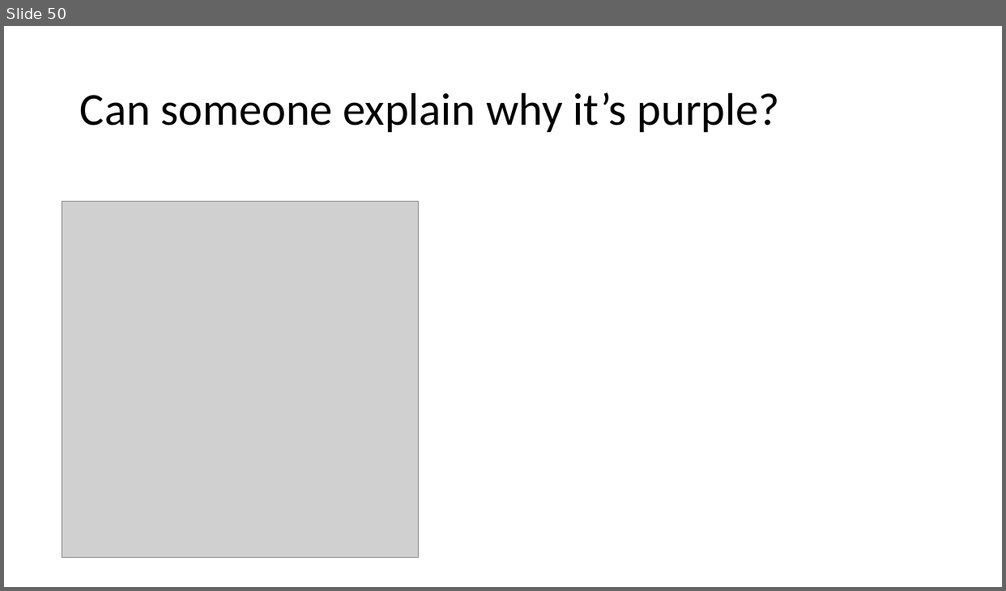
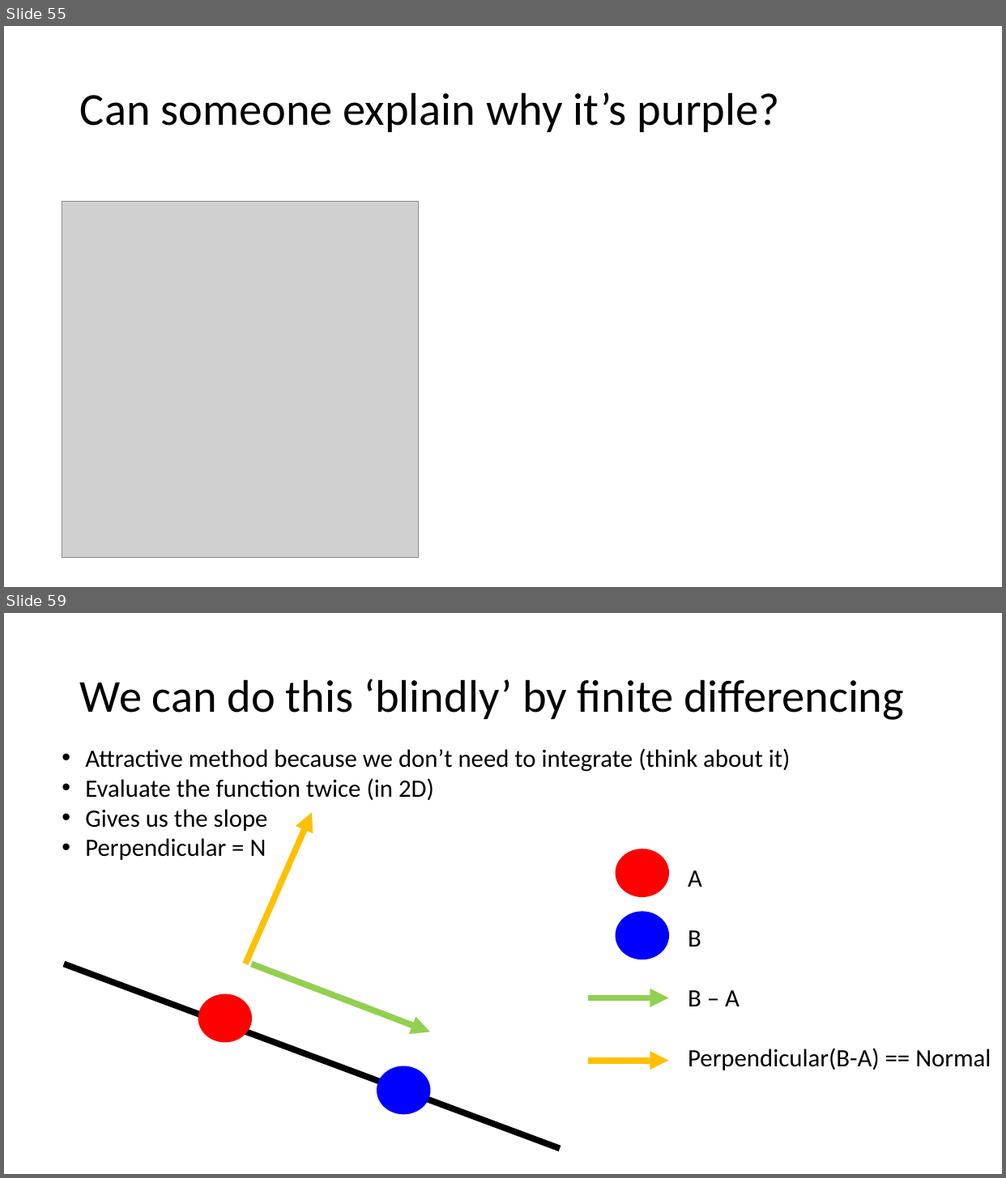
Before and after one commit to harveypekar/3dgraphics, a slide deck: course/3d_slides_w6.pptx. Shown one above the other, each under a label of ours: slide 50 before the commit, slides 55 and 59 after it; the slides between them are not shown. The pictures are 1006x591 and 1006x1178 pixels, drawn with LibreOffice and Linux fonts; fonts in the diff are those of the drawing; grey boxes stand for pictures. Boxes give left, top, right and bottom in pixels: in the first picture for what was removed or moved away, otherwise in the second. Text is boxed around its words. In the diff, an @@ line names an element or a change of style, - is before the commit and + after.

Commit message:
normal maps

```diff
--- a/course/3d_slides_w6.pptx
+++ b/course/3d_slides_w6.pptx
@@ slide 59 added at <box>4,613,1002,1174</box>, background #FFFFFF @@
@@ title added at <box>80,679,904,720</box>, 44 pt, text #000000 @@
+We can do this ‘blindly’ by finite differencing
@@ text added at <box>85,748,791,860</box>, 24 pt, text #000000 @@
+• Attractive method because we don’t need to integrate (think about it)
+• Evaluate the function twice (in 2D)
+• Gives us the slope
+• Perpendicular = N
@@ arrow added from (246, 964) to (312, 813), #FFC000 6 pt @@
@@ ellipse added at <box>616,850,669,897</box>, fill #FF0000, outline #FF0000 1 pt @@
@@ text added at <box>688,871,991,1071</box>, 24 pt, text #000000 @@
+A
+B
+B – A
+Perpendicular(B-A) == Normal
@@ ellipse added at <box>616,912,669,959</box>, fill #0000FF, outline #0000FF 1 pt @@
@@ line added from (64, 964) to (560, 1149), #000000 6 pt @@
@@ arrow added from (252, 964) to (430, 1033), #92D050 6 pt @@
@@ ellipse added at <box>198,995,252,1042</box>, fill #FF0000, outline #FF0000 1 pt @@
@@ arrow added from (588, 999) to (669, 999), #92D050 6 pt @@
@@ ellipse added at <box>377,1067,431,1114</box>, fill #0000FF, outline #0000FF 1 pt @@
@@ arrow added from (588, 1061) to (669, 1061), #FFC000 6 pt @@
@@ what was slide 50 is now slide 55 @@
```
Also in this commit, not shown: 4 slides changed, 15 other slides added, 6 slides removed.
